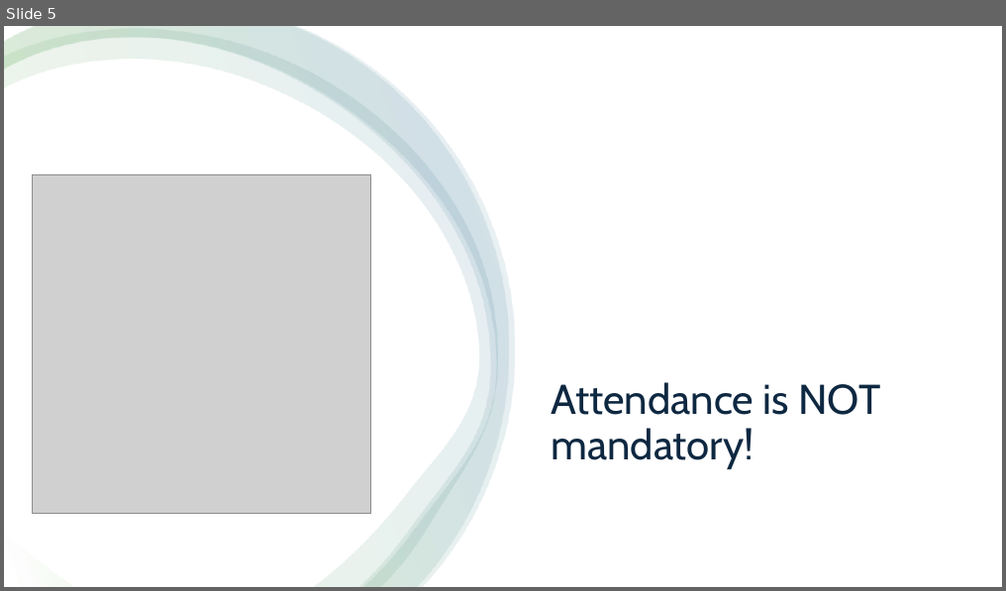
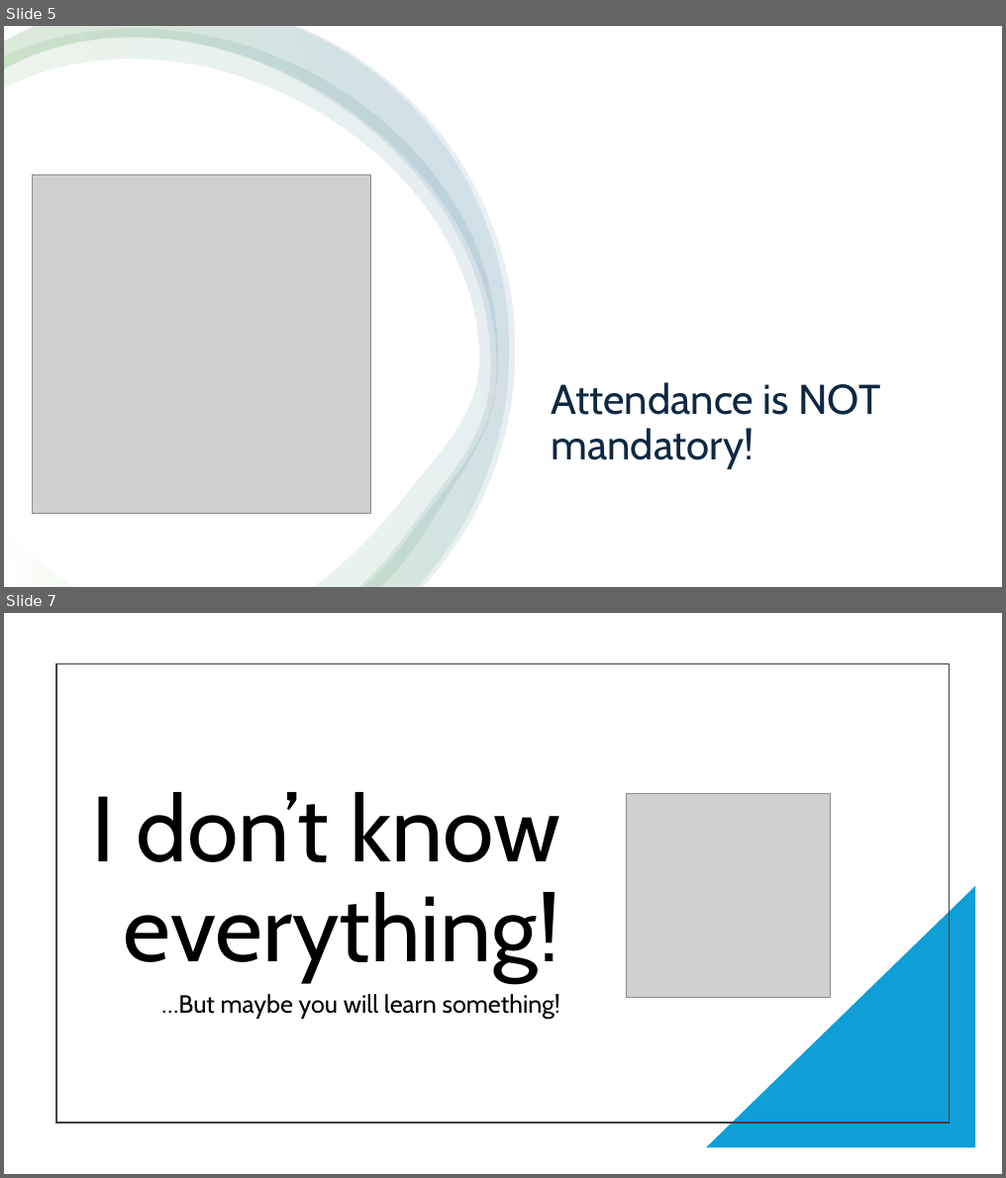
Before and after one commit to RobertNagy299/dsa-i-teaching, a slide deck: MyOwnPresentations/Data Structures and Algorithms I.pptx. Shown one above the other, each under a label of ours: slide 5 before the commit, slides 5 and 7 after it; the slides between them are not shown. The pictures are 1006x591 and 1006x1178 pixels, drawn with LibreOffice and Linux fonts; fonts in the diff are those of the drawing; grey boxes stand for pictures. Boxes give left, top, right and bottom in pixels: in the first picture for what was removed or moved away, otherwise in the second. Text is boxed around its words. In the diff, an @@ line names an element or a change of style, - is before the commit and + after.

```diff
--- a/MyOwnPresentations/Data Structures and Algorithms I.pptx
+++ b/MyOwnPresentations/Data Structures and Algorithms I.pptx
@@ slide 7 added at bbox=[4, 613, 1002, 1174], background #FFFFFF @@
@@ rectangle added at bbox=[56, 663, 949, 1123], outline #404040 1.5 pt @@
@@ title added at bbox=[91, 792, 560, 982], 89 pt, text #000000 @@
+I don’t know everything!
@@ picture added at bbox=[626, 794, 830, 998] @@
@@ right triangle added at bbox=[706, 886, 976, 1149], fill #0F9ED5 @@
@@ text added at bbox=[161, 994, 560, 1019], 24 pt, text #000000 @@
+…But maybe you will learn something!
```
Also in this commit, not shown: 1 slide changed, 44 other slides added.
